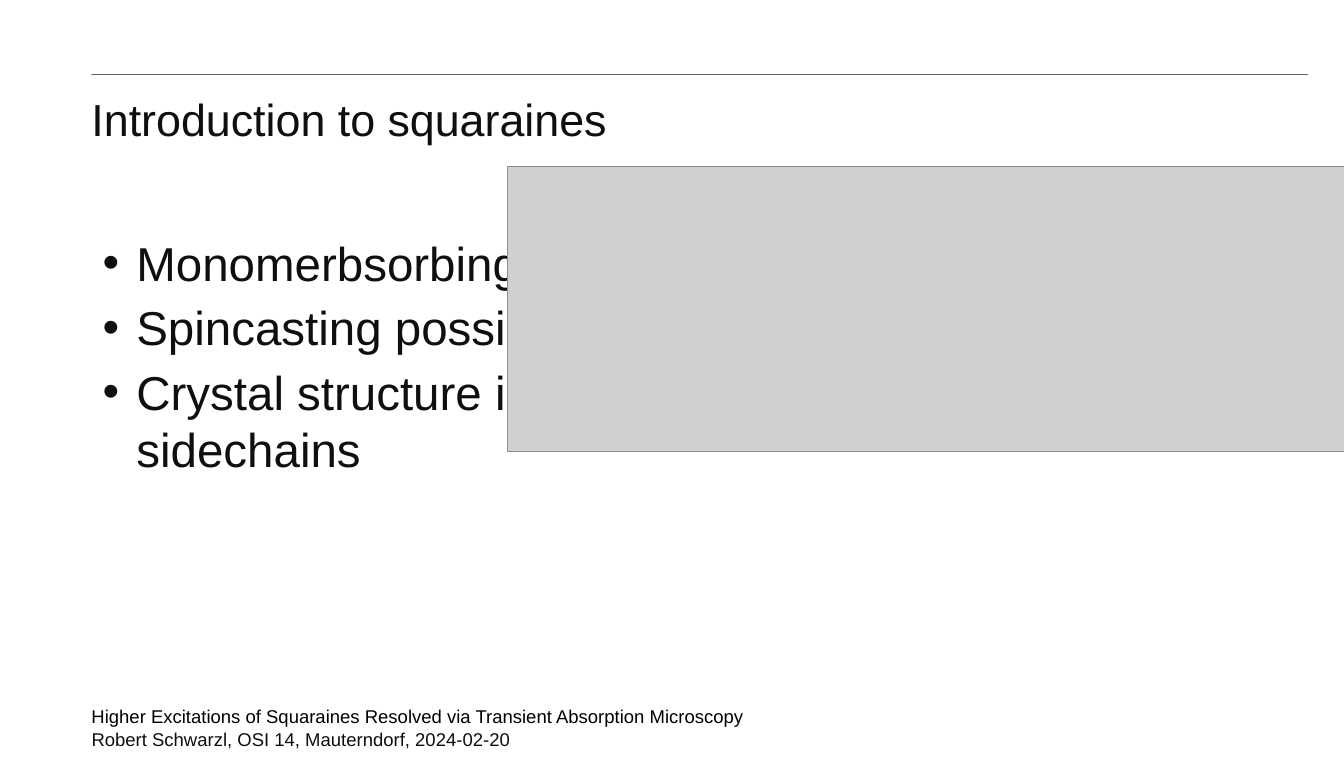
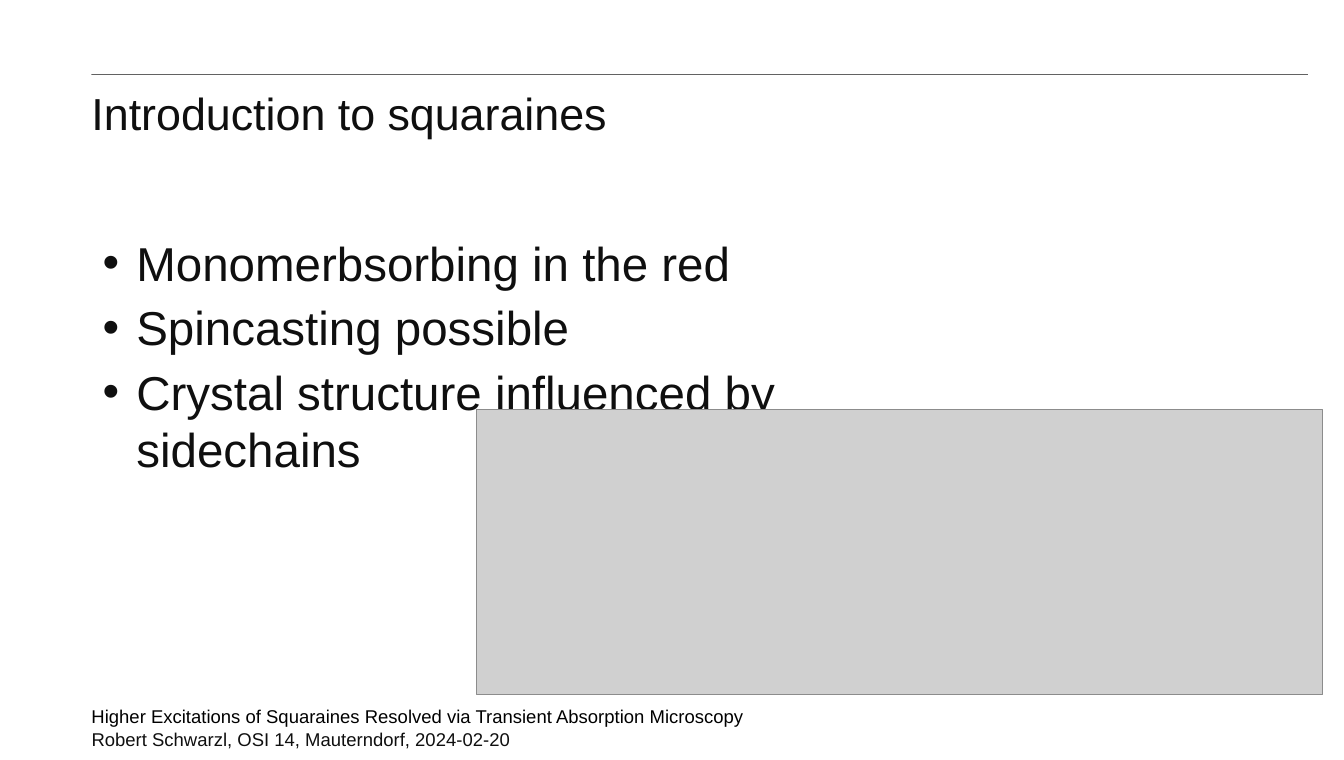
Before and after one commit to MJeindl/MasterProjectAlt, a slide deck: slide 2 of PresentationJeindlSeminar.pptx. Drawn at 1344x760 pixels with LibreOffice and Linux fonts; fonts in the diff are those of the drawing; grey boxes stand for pictures; background and template pictures are left out. Boxes give left, top, right and bottom in pixels: in the first picture for what was removed or moved away, otherwise in the second. Text is boxed around its words. In the diff, an @@ line names an element or a change of style, - is before the commit and + after.

```diff
--- a/PresentationJeindlSeminar.pptx
+++ b/PresentationJeindlSeminar.pptx
@@ title "Introduction to squaraines" at (x1=91, y1=97, x2=607, y2=139): line spacing 1 to 0.9 @@
@@ picture resized from (x1=507, y1=166, x2=1344, y2=451) to (x1=477, y1=409, x2=1323, y2=694) @@
```
Also in this commit, not shown: 10 other slides changed, 2 slides added, 1 other file.
